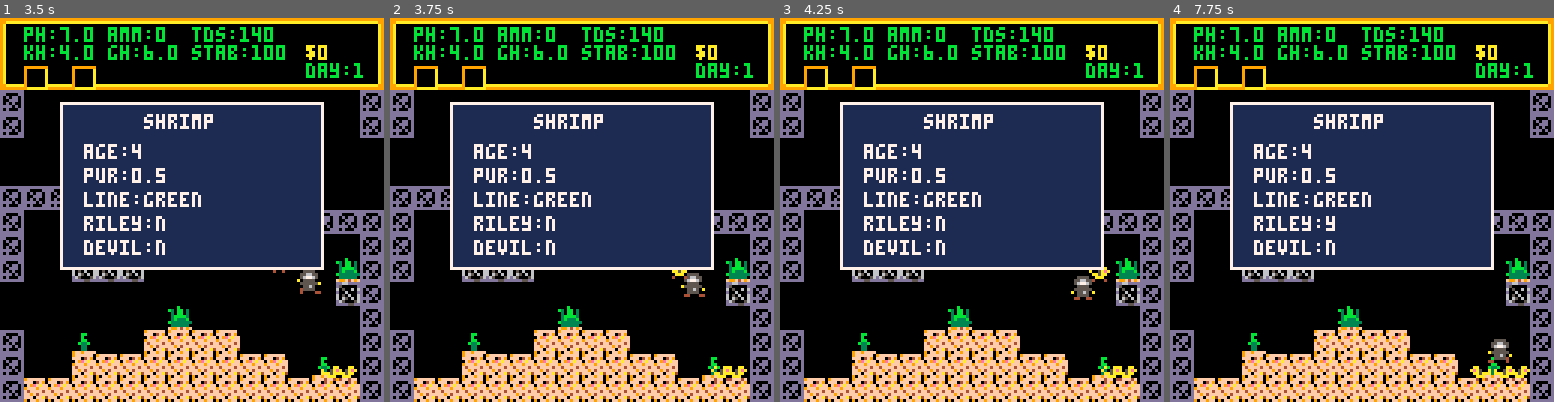
Above: before the commit, frames 1-4 (left to right).
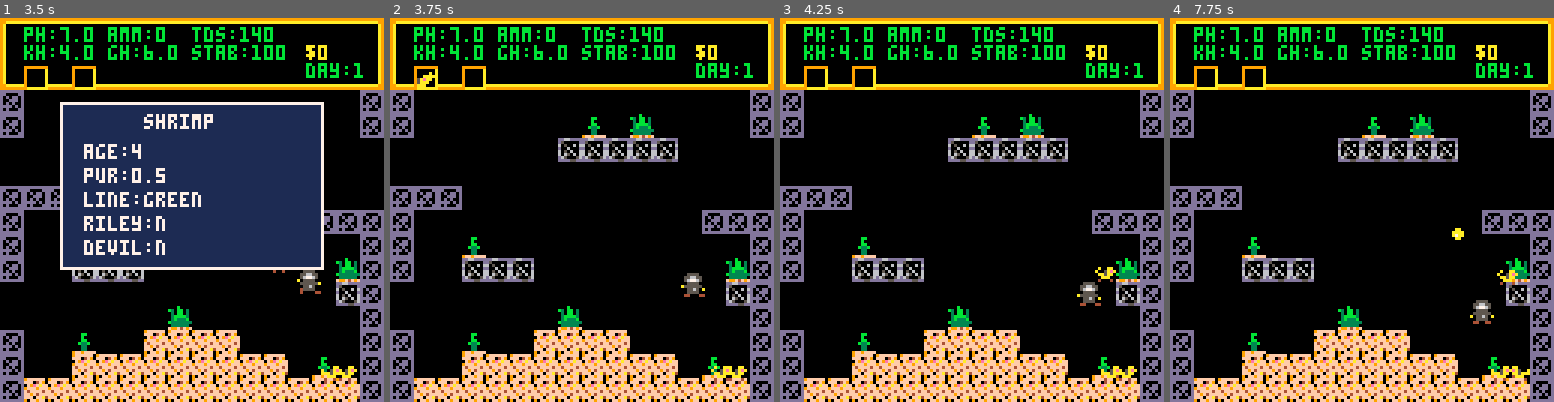
Above: after the commit, the same moments.

Repository: zvxr/shrimpkeeper
Game: PICO-8 cartridge shrimpkeeper.p8
Same seed, same stepped clock (60 frames per second), same inputs: the game is played once before the commit and once after it.
Inputs:
- Up to frame 1 (3.5 s): tap X (X key) at 0.33, 1.07, 1.85, 2.97 s; tap O (Z key) at 0.7, 1.7, 2.1, 2.5, 2.9, 3.3 s; hold Right 1.6-2.1 s; hold Up 2.15-2.42 s; hold Right 2.47-3.03 s; hold Left from 3.08 s (still down)
- Up to frame 2 (3.75 s): release Left at 3.58 s; hold Down from 3.63 s (still down); tap O (Z key) at 3.7 s
- Up to frame 3 (4.25 s): release Down at 3.97 s; hold Right from 4.02 s (still down); tap X (X key) at 4.08 s; tap O (Z key) at 4.1 s
- Up to frame 4 (7.75 s): tap O (Z key) every 0.4 s from 4.5 to 7.7 s; release Right at 4.68 s; hold Up 4.73-5.03 s; hold Left 5.08-5.68 s; tap X (X key) at 5.2, 6.32, 7.43 s; hold Down 5.73-6.03 s; hold Right 6.08-6.58 s; hold Right 6.63-7.13 s; hold Up 7.18-7.45 s; hold Right from 7.5 s (still down)

Frame 1 is identical in both runs. In frame 2, 30% of the frame differs, in the area x 7-85%, y 14-68%; in frame 3, 31%; in frame 4, 31%, in the area x 15-94%, y 21-95%.

Commit message:
holding + slightly shorter days

Diff:
--- a/shrimp.lua
+++ b/shrimp.lua
@@ -47,9 +47,32 @@
 	end
 end
 
+function hold_shrimp(a)
+	hs=a
+	del(ent,a)
+end
+
+function drop_shrimp()
+	add(ent,hs)
+	hs.x=pl.x+1
+	hs.y=pl.y
+	hs.dx=0
+	hs.dy=0
+	hs=nil
+end
+
 function try_shrimp(a)
 	if btnp(4) then
-		sd_a=near_shrimp(a)
+		if hs then
+			drop_shrimp()
+		else
+			local b=near_shrimp(a)
+			if btn(3) and b then
+				hold_shrimp(b)
+			else
+				sd_a=b
+			end
+		end
 	end
 end
 
@@ -208,3 +231,14 @@
 	spr(a.k + f*a.fs, sx, sy, a.sw, a.sh, a.so==1)
 	pal()
 end
+
+function draw_held_shrimp()
+	if not hs then return end
+	local c=shrimp_body(hs)
+	pal(5,c)
+	pal(6,shrimp_back(hs))
+	pal(7,hs.sr and hs.sp>0.7 and 7 or c)
+	pal(14,hs.sd and hs.sp>0.9 and sbc(hs,10,9) or 14)
+	spr(52,room_x*128+8,16)
+	pal()
+end
--- a/shrimpkeeper.p8
+++ b/shrimpkeeper.p8
@@ -35,6 +35,7 @@
 	camera(room_x*128,room_y*128)
 	map(room_x*16,room_y*16,room_x*128,room_y*128,16,16)
 	foreach(ent,draw_ent)
+	draw_held_shrimp()
 	camera()
 	draw_tank_hud()
 	if sd_a then draw_shrimp_dialog(sd_a) end
@@ -65,14 +66,14 @@
 000000009a00000000000000000000a9000aa0000000005577540040000000557754040000000055775400000000005577504500000000000000000000000000
 0000000099aaaaaaaaaaaaaaaaaaaa99000000000000040400040000000004040004004000000440400040000000040400404000000000000000000000000000
 00000000999999999999999999999999000000000000400040000000000040004000000000000000400000000000040404000000000000000000000000000000
-00000000008888000088880000000000000000000000000000000000000000000000000000000000000000000000000000000000000000000000000000000000
-00000000088888800888888000000000000000000000000000000000000000000000000000000000000000000000000000000000000000000000000000000000
-00000000888887788888877800000000000000000000000000000000000000000000000000000000000000000000000000000000000000000000000000000000
-00000000888887788888877800000000000000000055000000550050005500050055000000000000000000000000000000000000000000000000000000000000
-000000008e8888888e888888000000000000000005e5600505e5600505e5600505e5600500000000000000000000000000000000000000000000000000000000
-000000008eee88888eee888800000000000000000055675500556750005567500055675500000000000000000000000000000000000000000000000000000000
-0000000008ee888008ee888000000000000000000005570000055700000557000045570000000000000000000000000000000000000000000000000000000000
-00000000008888000088880000000000000000000004004000400040004004000000004000000000000000000000000000000000000000000000000000000000
+00000000008888000088880099999999999999990000000000000000000000000000000000000000000000000000000000000000000000000000000000000000
+0000000008888880088888809000000a9000000a0000000000000000000000000000000000000000000000000000000000000000000000000000000000000000
+0000000088888778888887789000000a9000050a0000000000000000000000000000000000000000000000000000000000000000000000000000000000000000
+0000000088888778888887789000000a9005555a0055000000550050005500050055000000000000000000000000000000000000000000000000000000000000
+000000008e8888888e8888889000000a965e550a05e5600505e5600505e5600505e5600500000000000000000000000000000000000000000000000000000000
+000000008eee88888eee88889000000a9655500a0055675500556750005567500055675500000000000000000000000000000000000000000000000000000000
+0000000008ee888008ee88809000000a9755000a0005570000055700000557000045570000000000000000000000000000000000000000000000000000000000
+0000000000888800008888009aaaaaaa9aaaaaaa0004004000400040004004000000004000000000000000000000000000000000000000000000000000000000
 000b0000000000000000000000000000000000000000000000000000000000000000000000000000000000000000000000000000000000000000000000000000
 b30bb030000bb000000ab00000000000000000000000000000000000000000000000000000000000000000000000000000000000000000000000000000000000
 030bb030000b00000bbbbab000000000000330000000000000000000000000000000000000000000000000000000000000000000000000000000000000000000
@@ -236,7 +237,7 @@
 
 
 __gff__
-0003030300000000000202000000000000030303000000000002000000000000000303030000000000000000000000000000000000000000000000000000000000000200000000000000000000000000000000000000000000000000000000000000000000000000000000000000000000000000000000000000000000000000
+0003030300000000000202000000000000030303000000000002000000000000000303030000000000000000000000000000000303000000000000000000000000000200000000000000000000000000000000000000000000000000000000000000000000000000000000000000000000000000000000000000000000000000
 0000000000000000000000000000000000000000000000000000000000000000000000000000000000000000000000000000000000000000000000000000000000000000000000000000000000000000000000000000000000000000000000000000000000000000000000000000000000000000000000000000000000000000
 __map__
 0102020202020202020202020202020301020202020202020202020202020203010202020202020202020202020202030102020202020202020202020202020300000000000000000000000000000000000000000000000000000000000000000000000000000000000000000000000000000000000000000000000000000000
--- a/spawn.lua
+++ b/spawn.lua
@@ -25,6 +25,7 @@
 
 function init_world()
 	ent = {}
+	hs=nil
 	init_tank()
 	pl = make_ent(21,20,9)
 	pl.frames=4
--- a/tank.lua
+++ b/tank.lua
@@ -66,7 +66,7 @@
 
 function upd_tank()
 	tank.t+=1
-	local d=1+flr(tank.t/1800)
+	local d=1+flr(tank.t/1500)
 	if d>tank.day then
 		tank.day=d
 		shrimp_day()
Not shown, changed: DOCS.md
